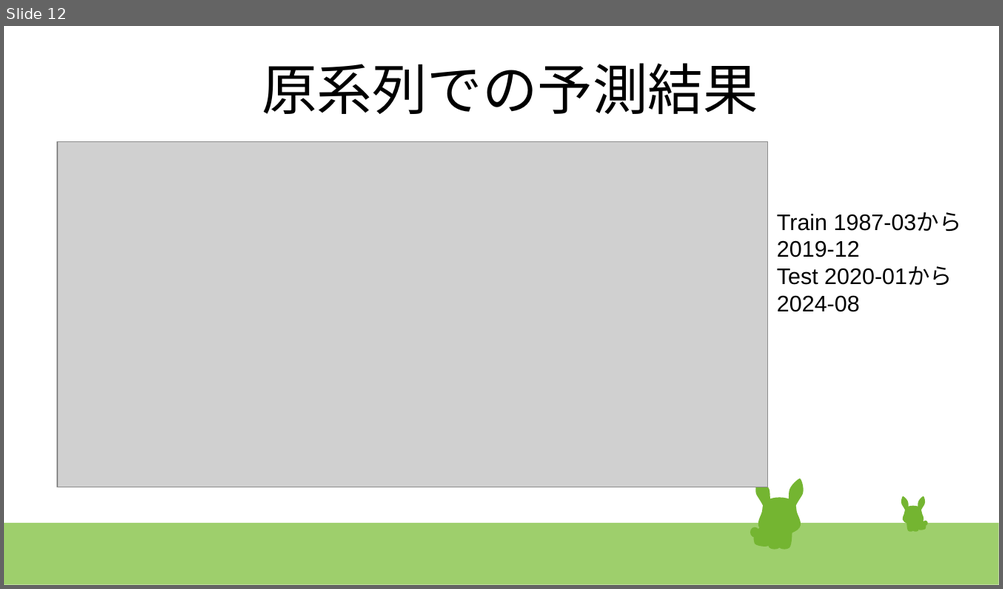
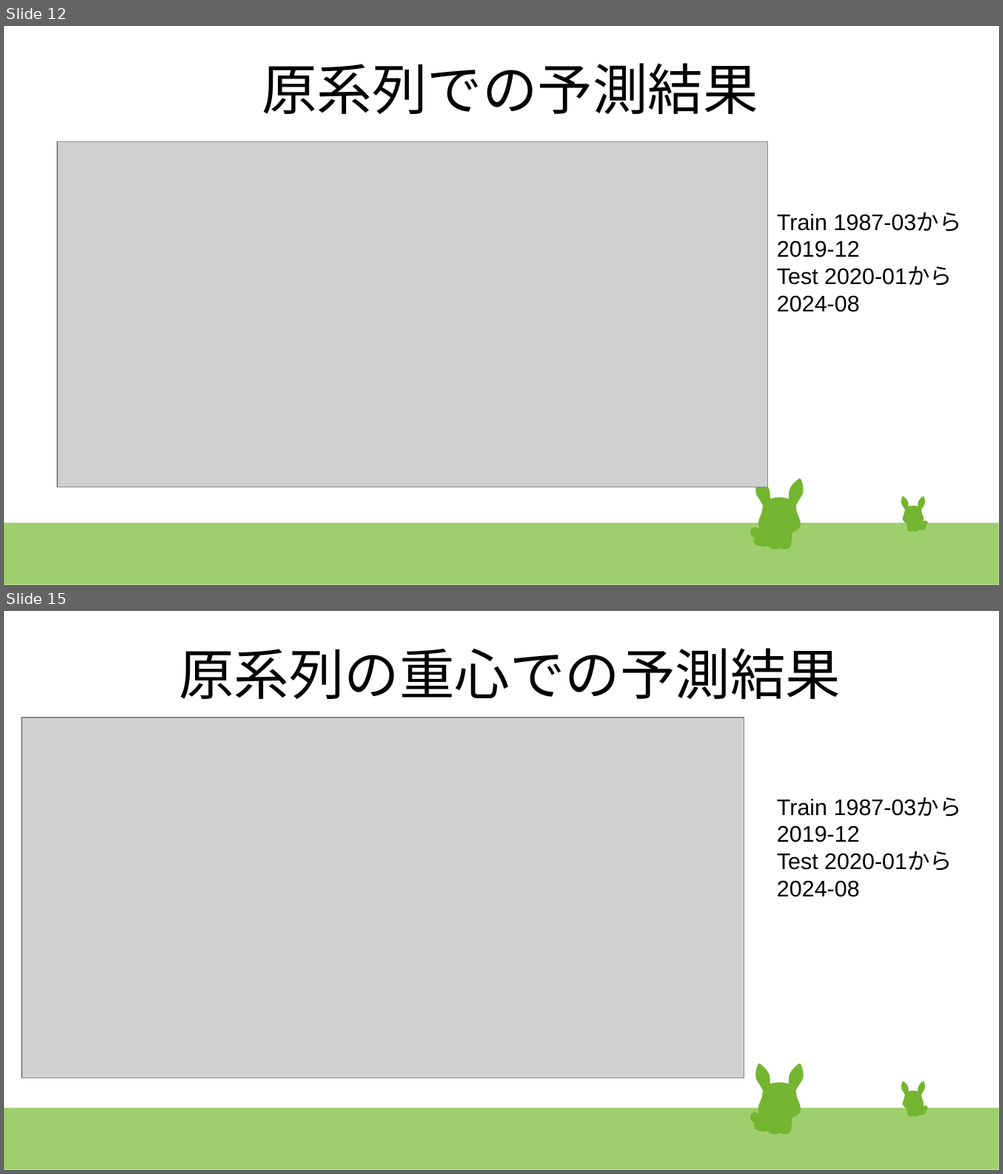
Before and after one commit to kawagashira/deepcraft, a slide deck: time_series/time_series.pptx. Shown one above the other, each under a label of ours: slide 12 before the commit, slides 12 and 15 after it; the slides between them are not shown. The pictures are 1003x589 and 1003x1174 pixels, drawn with LibreOffice and Linux fonts; fonts in the diff are those of the drawing; grey boxes stand for pictures. Boxes give left, top, right and bottom in pixels: in the first picture for what was removed or moved away, otherwise in the second. Text is boxed around its words. In the diff, an @@ line names an element or a change of style, - is before the commit and + after.

```diff
--- a/time_series/time_series.pptx
+++ b/time_series/time_series.pptx
@@ slide 15 added at [4, 611, 999, 1170], background #FFFFFF; not listed: 47 template elements that a slide beside it also shows @@
@@ title added at [179, 648, 840, 699], 44 pt, text #000000 @@
+原系列の重心での予測結果
@@ picture added at [22, 718, 744, 1079] @@
@@ text added at [777, 797, 962, 897], 18 pt, text #000000 @@
+Train 1987-03から2019-12
+Test 2020-01から2024-08
```
Also in this commit, not shown: 2 slides changed, 2 other slides added, 1 slide removed, 3 other files.
